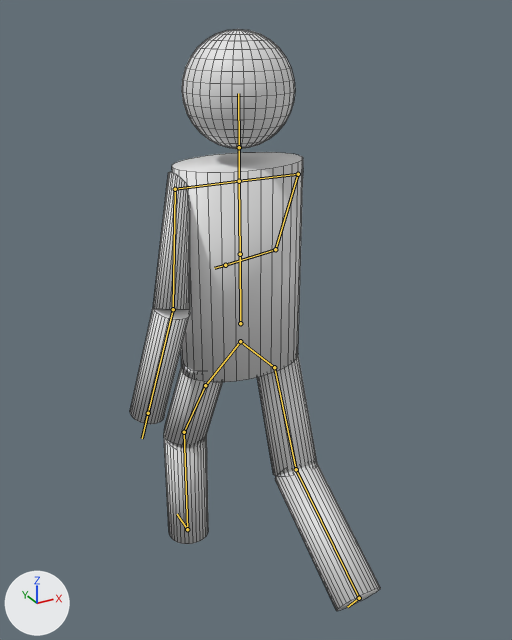
Before and after pictures for a commit that changed the Blender file Content/Resources/Character02.blend.
Both versions are drawn from a 50 mm camera at (-47.0, -90.4, 87.9) aimed at (1.5, -2.3, 43.9). Every picture has the same lights, and +X, +Y and +Z are marked at lower left. Both versions are drawn at frame 0 of the action 'walk'; the numbers are the values there. The bones that bend it are drawn over the model as lines. Mesh edges are drawn as thin lines.
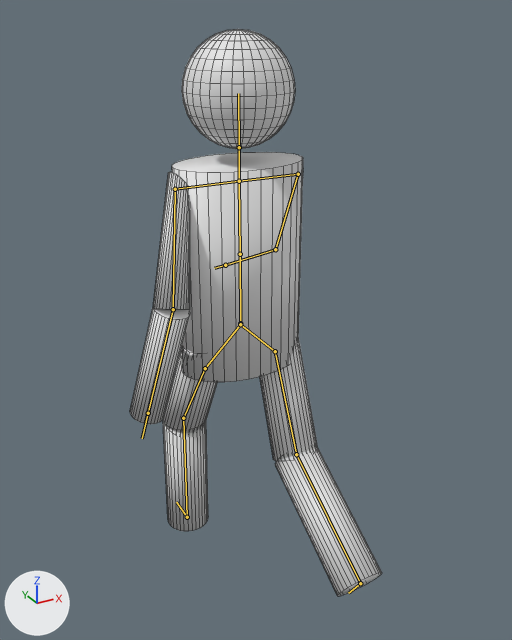
The change in detail:
Bone 'pelvis_l' (bone_pelvis_l) moves from (0.0, 0.22, -0.22) to (0.0, 0.01, -0.01).
Bone 'pelvis_r' (bone_pelvis_r) moves from (0.0, 0.22, -0.22) to (0.0, 0.01, -0.01).

Changed parts and their boxes (x1, y1, x2, y2) in the pictures (512 x 640 px):
'mesh', posed
    before: (130, 29, 381, 611)
    after: (130, 29, 382, 596)
bone 'pelvis_l', root to tip
    before: (240, 341) to (205, 385)
    after: (240, 324) to (205, 368)
bone 'pelvis_r', root to tip
    before: (240, 341) to (274, 367)
    after: (240, 324) to (275, 351)
